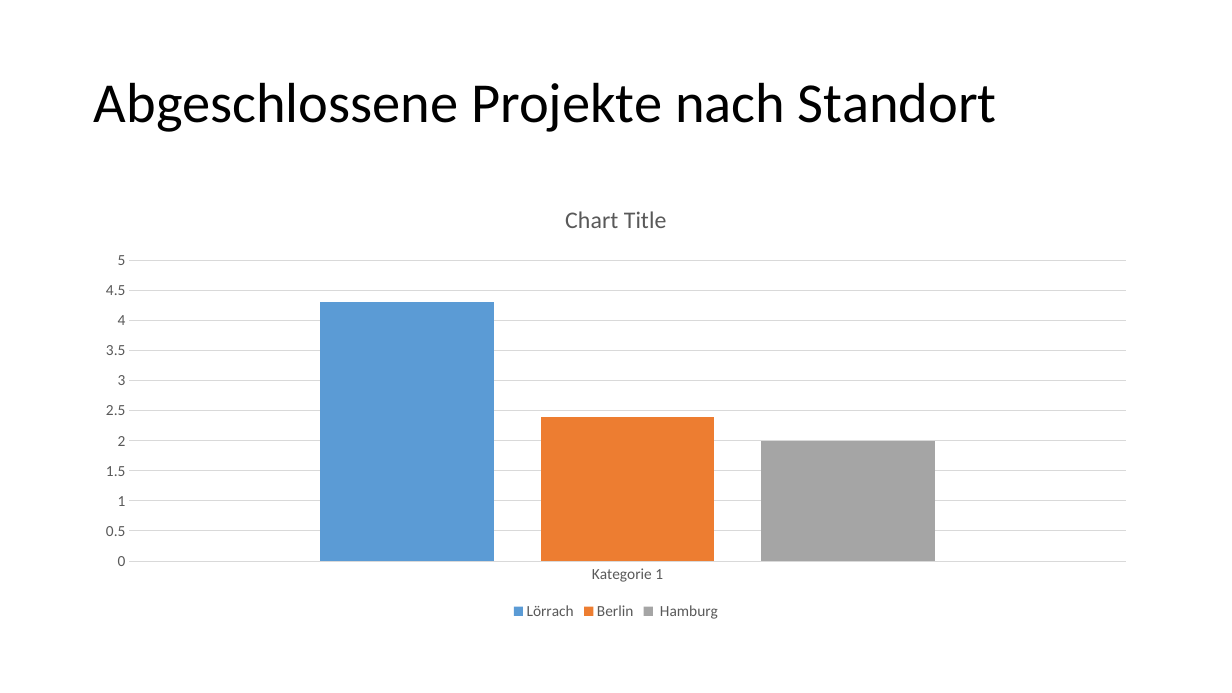
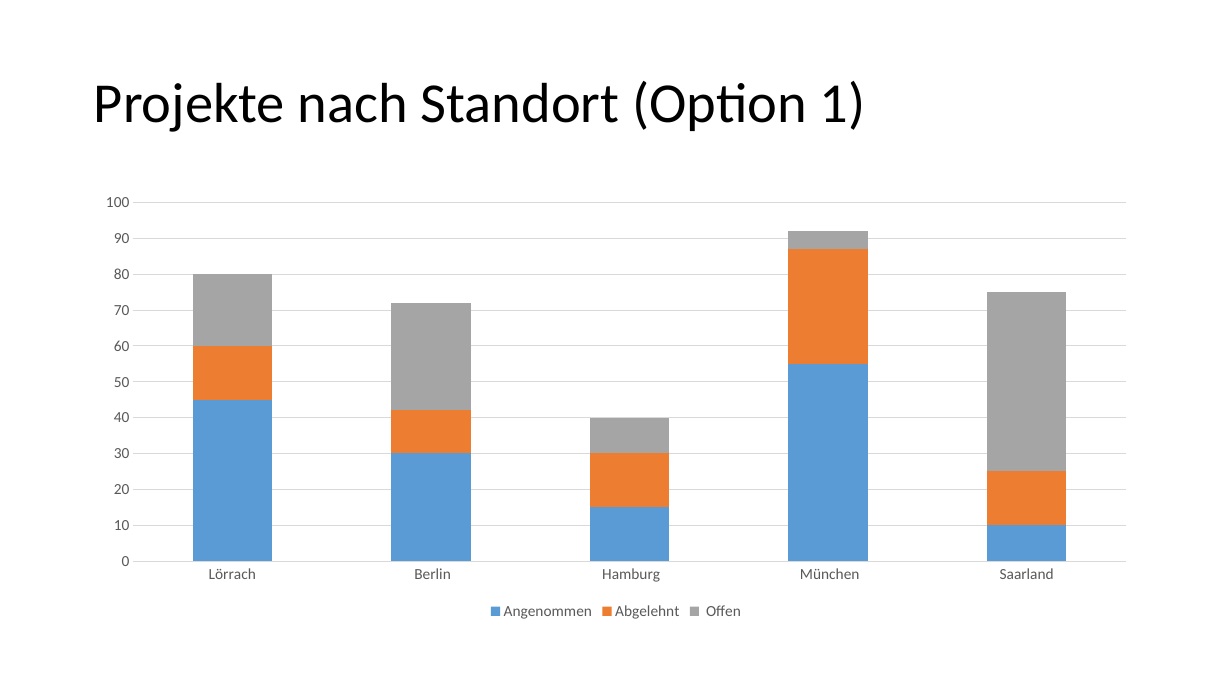
Before and after one commit to Masterarth/PM, a slide deck: slide 8 of documents/projectmanagement/3_Planung/Statistik_Diagramme.pptx. Drawn at 1232x693 pixels with LibreOffice and Linux fonts; fonts in the diff are those of the drawing. Boxes give left, top, right and bottom in pixels: in the first picture for what was removed or moved away, otherwise in the second. Text is boxed around its words. In the diff, an @@ line names an element or a change of style, - is before the commit and + after.

```diff
--- a/documents/projectmanagement/3_Planung/Statistik_Diagramme.pptx
+++ b/documents/projectmanagement/3_Planung/Statistik_Diagramme.pptx
@@ title at (94,81,866,132): text changed @@
-Abgeschlossene Projekte nach Standort
+Projekte nach Standort (Option 1)
@@ column chart at (85,185,1148,625) @@
@@ column chart to column stacked chart @@
-categories: Kategorie 1
+categories: Lörrach,  Berlin,  Hamburg,  München, Saarland
-Lörrach: 4.3
+Angenommen: 45, 30, 15, 55, 10
-Berlin: 2.4
+Abgelehnt: 15, 12, 15, 32, 15
- Hamburg: 2
+ Offen: 20, 30, 10, 5, 50
@@ bar spacing changed @@
```
Also in this commit, not shown: 1 other slide changed, 2 slides added, 2 slides removed.
